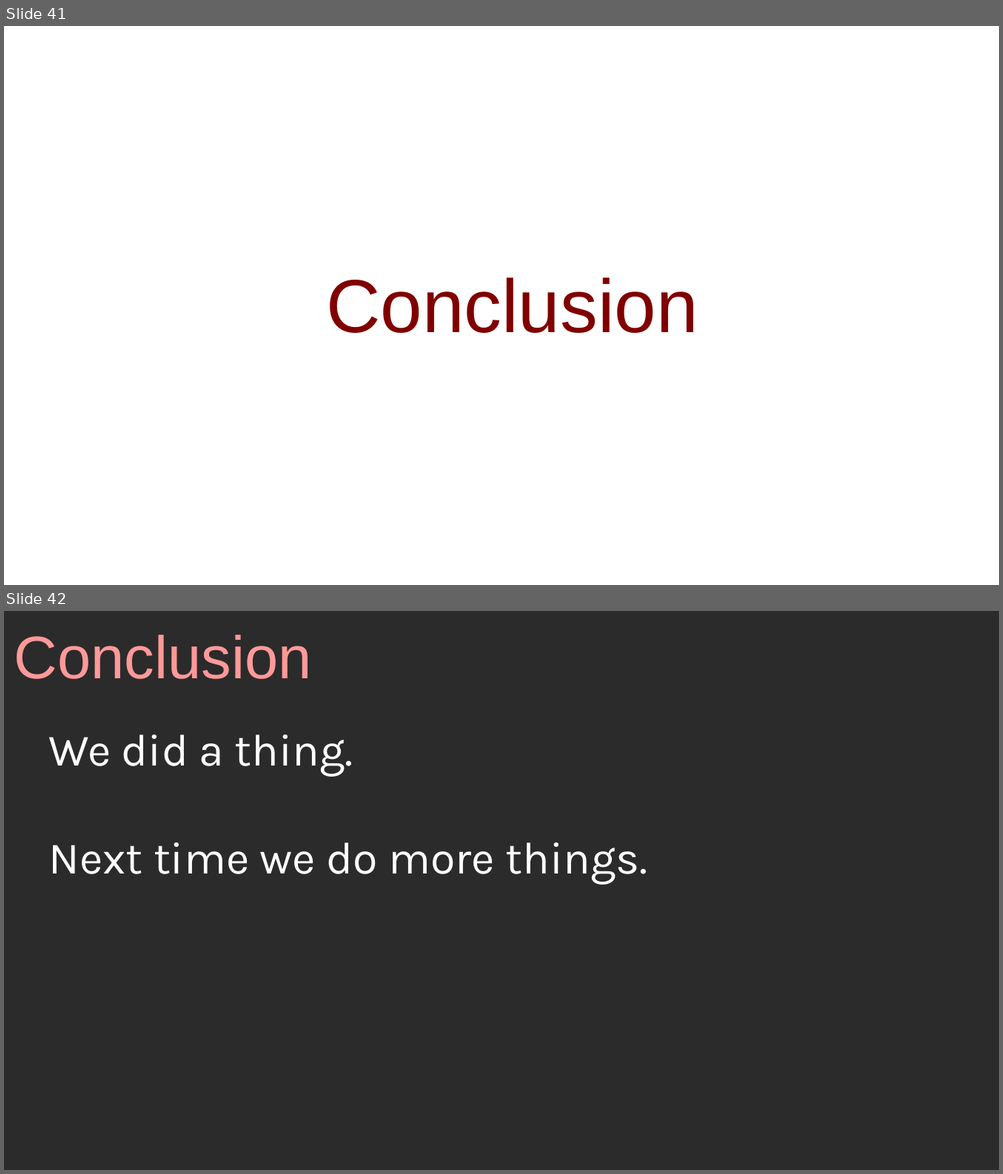
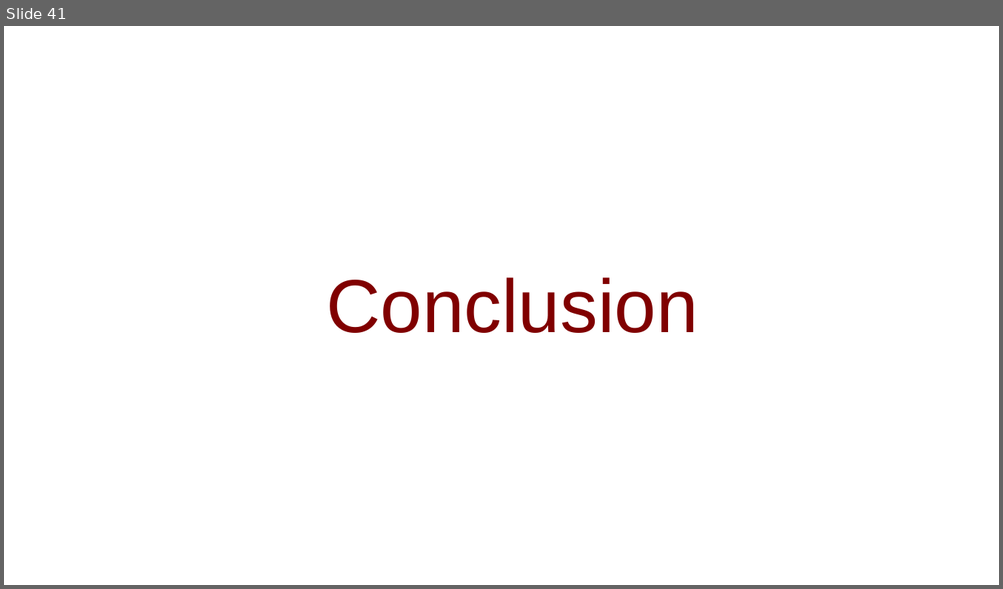
Before and after one commit to mariamhabib/CS250-Data-Structures, a slide deck: Lectures/7_Linked_Lists.odp. Shown one above the other, each under a label of ours: slides 41 and 42 before the commit, slide 41 after it. The pictures are 1003x1174 and 1003x589 pixels, drawn with LibreOffice and Linux fonts; fonts in the diff are those of the drawing; background and template pictures are left out; a plain dark background stands for a picture behind light text. Boxes give left, top, right and bottom in pixels: in the first picture for what was removed or moved away, otherwise in the second. Text is boxed around its words. In the diff, an @@ line names an element or a change of style, - is before the commit and + after.

```diff
--- a/Lectures/7_Linked_Lists.odp
+++ b/Lectures/7_Linked_Lists.odp
@@ slide 42 removed at box(4, 611, 999, 1170), background picture (left out) @@
@@ title removed at box(14, 635, 312, 679) @@
-Conclusion
@@ text removed at box(49, 735, 647, 885) @@
-We did a thing.
-Next time we do more things.
```
Also in this commit, not shown: 2 slides changed, 1 slide added, 43 other files.
